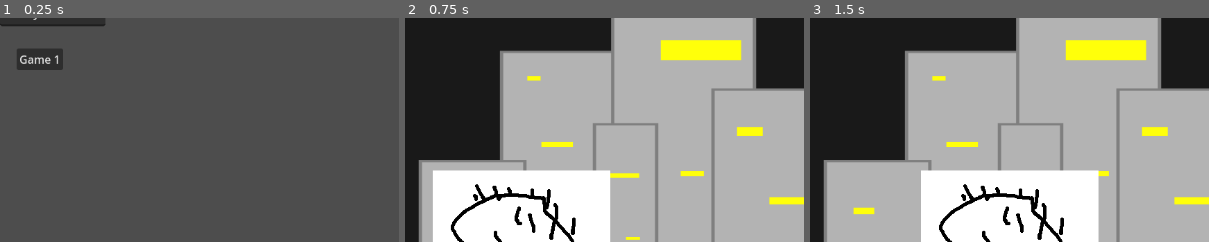
Above: before the commit, frames 1-3 (left to right).
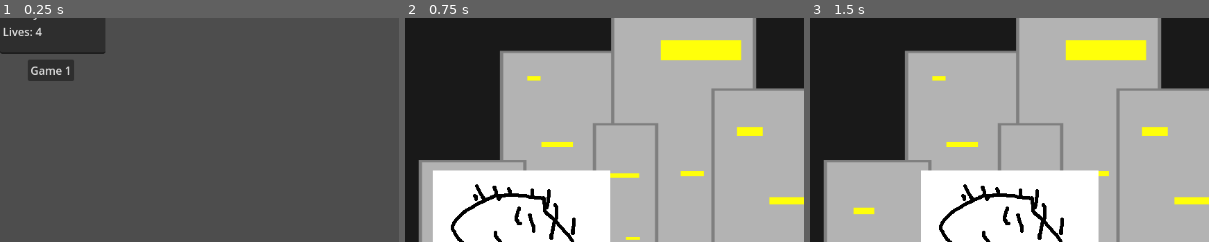
Above: after the commit, the same moments.

Repository: Eevee-17/Hackathon-Game
Game: Godot game, scene res://game_scenes/main.tscn
The game is run twice, just before and just after one commit, with the same random seed, the same clock (stepped at 60 frames per second) and the same inputs.
Inputs:
- Up to frame 1 (0.25 s): no input
- Up to frame 2 (0.75 s): click "Game 1" at 0.5 s
- Up to frame 3 (1.5 s): hold Right (arrow_right) from 1.28 s (still down); tap Space (space) at 1.35 s
The pictures show only the part of the screen within x 0-50%, y 8-58%; the shares and areas given below are measured in that part.

The runs differ from the first frame. In frame 1, 3.9% of the frame differs, in the area x 0-27%, y 3-29%; in frame 2, nothing differs; in frame 3, nothing differs.

Commit message:
Added life counter

Diff:
--- a/game_scenes/main.tscn
+++ b/game_scenes/main.tscn
@@ -21,18 +21,19 @@
 
 [node name="Button" type="Button" parent="MainControl/GameButtons"]
 layout_mode = 0
-offset_left = 24.0
-offset_top = 96.0
-offset_right = 91.0
-offset_bottom = 127.0
+offset_left = 40.0
+offset_top = 112.0
+offset_right = 107.0
+offset_bottom = 143.0
 text = "Game 1"
 
 [node name="Info" type="TextEdit" parent="MainControl"]
 layout_mode = 0
 offset_right = 152.0
-offset_bottom = 64.0
+offset_bottom = 104.0
 text = "Games done: 0
-Money: 0"
+Money: 0
+Lives: 4"
 
 [node name="Game" type="Node2D" parent="."]
 script = ExtResource("2_0opfk")
--- a/scripts/main/main_control.gd
+++ b/scripts/main/main_control.gd
@@ -14,7 +14,7 @@
 		child.disabled = true
 
 
-func _on_game_game_ended(game_num: Variant, money_val: Variant) -> void:
-	$Info.text = "Games done: " + str(game_num) + "\nMoney: " + str(money_val)
+func _on_game_game_ended(game_num: Variant, money_val: Variant, lives_left: Variant) -> void:
+	$Info.text = "Games done: " + str(game_num) + "\nMoney: " + str(money_val) + "\nLives: " + str(lives_left)
 	for child in $GameButtons.get_children():
 		child.disabled = false
--- a/scripts/main/main_game_scene_viewer.gd
+++ b/scripts/main/main_game_scene_viewer.gd
@@ -1,14 +1,16 @@
 extends Node2D
 
-signal game_ended(game_num, money_val)
+signal game_ended(game_num, money_val, lives_left)
 
 var in_game = false
 var money = 0
 var scene
 var game_counter = 0
+var lives = 4
 
 
 func lost_game():
+	lives -= 1
 	end_game()
 
 func won_game():
@@ -21,7 +23,7 @@
 	for child in get_children():
 		child.queue_free()
 
-	game_ended.emit(game_counter, money)
+	game_ended.emit(game_counter, money, lives)
 
 func start_game(game_scene):
 	in_game = true
